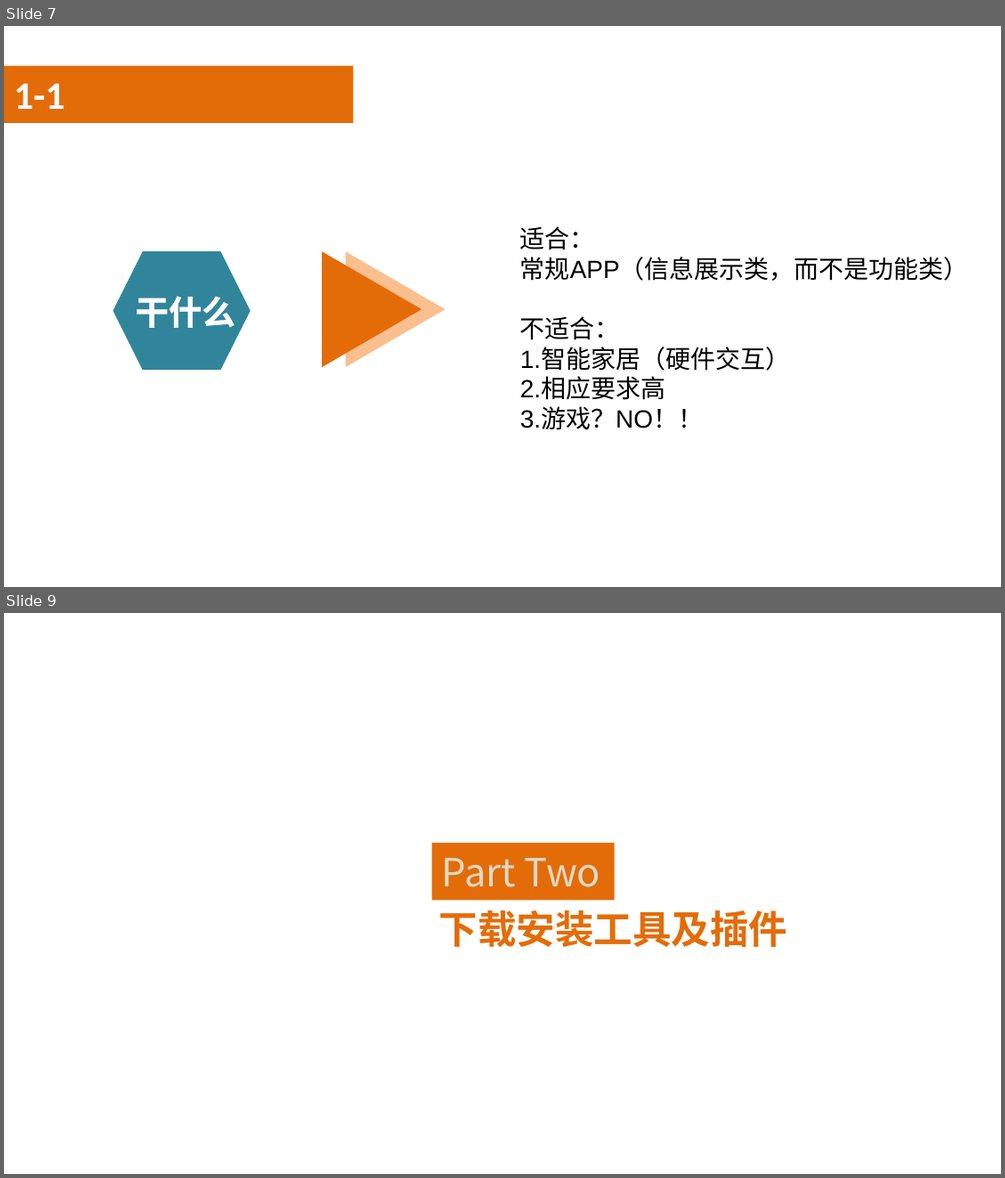
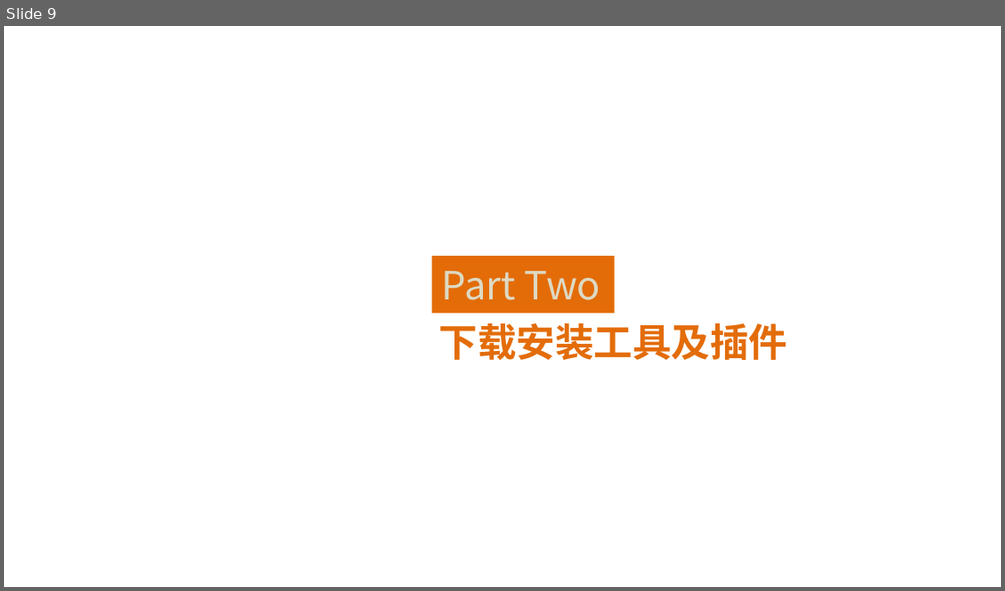
Before and after one commit to guhongyan/APICloud, a slide deck: 前言/前言.pptx. Shown one above the other, each under a label of ours: slides 7 and 9 before the commit, slide 9 after it; the slides between them are not shown. The pictures are 1005x1178 and 1005x591 pixels, drawn with LibreOffice and Linux fonts; fonts in the diff are those of the drawing; background and template pictures are left out. Boxes give left, top, right and bottom in pixels: in the first picture for what was removed or moved away, otherwise in the second. Text is boxed around its words. In the diff, an @@ line names an element or a change of style, - is before the commit and + after.

```diff
--- a/前言/前言.pptx
+++ b/前言/前言.pptx
@@ slide 7 removed at [4,26,1001,587], background picture (left out) @@
@@ rectangle removed at [4,66,353,123] @@
@@ rectangle removed at [4,95,1001,542] @@
@@ text removed at [14,83,65,109] @@
-1-1
@@ text removed at [520,226,969,430] @@
-适合：
-常规APP（信息展示类，而不是功能类）
-不适合：
-1.智能家居（硬件交互）
-2.相应要求高
-3.游戏？NO！！
@@ hexagon removed at [113,251,251,370] @@
@@ triangle removed at [322,251,421,367] @@
@@ triangle removed at [346,251,445,367] @@
@@ text removed at [136,296,235,328] @@
-干什么
```
Also in this commit, not shown: 5 slides changed, 4 slides added, 3 other slides removed, 1 other file.
